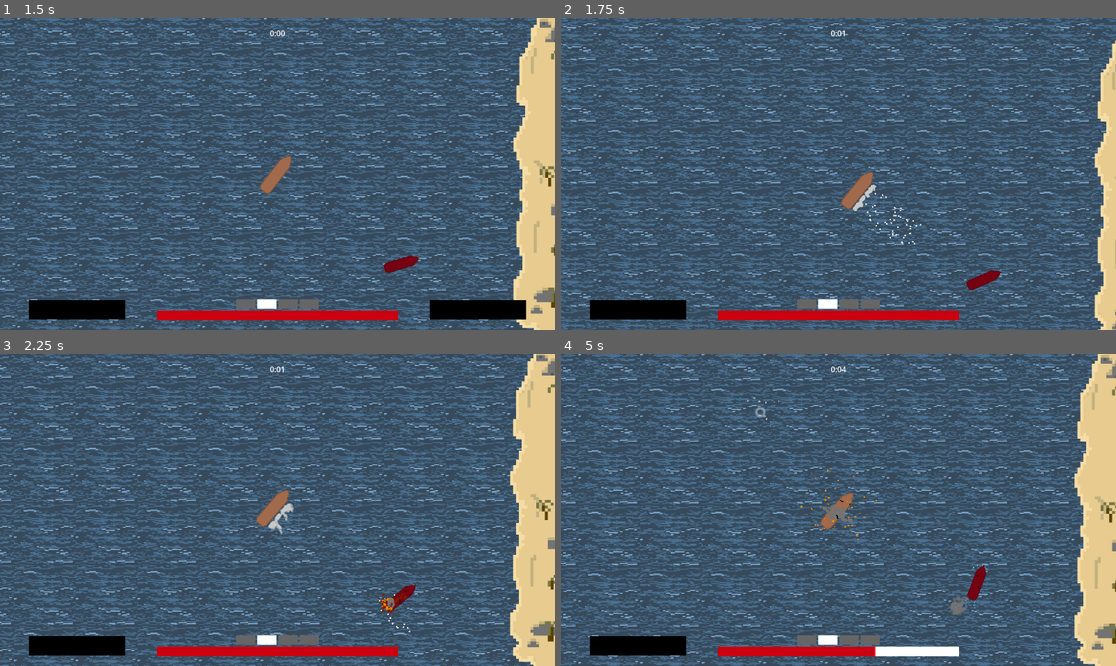
Above: before the commit, frames 1-4 (two rows, left to right).
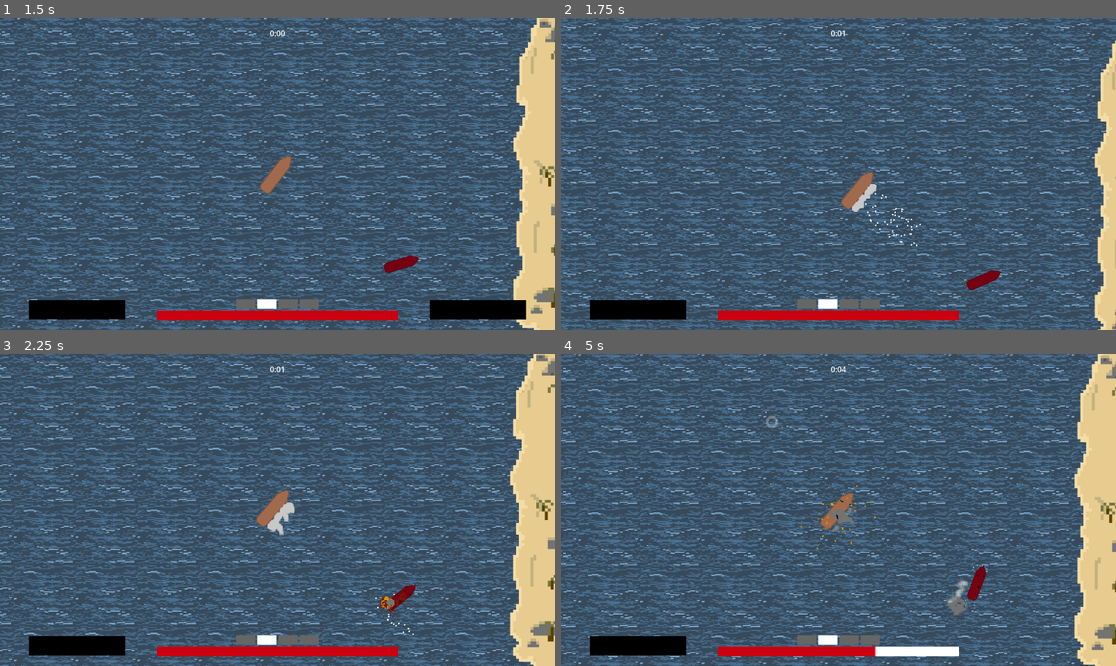
Above: after the commit, the same moments.

Repository: thibautkochjung-gif/Cannonade
Game: Godot game, scene res://Nodes/main_menu.tscn
Same seed, same stepped clock (60 frames per second), same inputs: the game is played once before the commit and once after it.
Inputs (mouse positions are in pixels of both pictures, inside the frame that each line leads up to):
- Up to frame 1 (1.5 s): click "New Game" at 0.5 s; move the mouse to (399, 158) at 1.27 s; hold D (steer_right) from 1.28 s (still down); hold 1 (ammo_1) from 1.28 s (still down); click (399, 158) at 1.42 s
- Up to frame 2 (1.75 s): keep holding D (steer_right); keep holding 1 (ammo_1)
- Up to frame 3 (2.25 s): release D (steer_right) at 2 s; release 1 (ammo_1) at 2 s; drag from (166, 525) to (410, 603) at 2.02 s
- Up to frame 4 (5 s): move the mouse to (894, 441) at 2.77 s; hold D (steer_right) 2.78-3.5 s; hold 3 (ammo_3) 2.78-3.5 s; drag from (810, 572) to (977, 594) at 3.52 s; move the mouse to (1005, 556) at 4.27 s; hold A (steer_left) from 4.28 s (still down); hold 1 (ammo_1) from 4.28 s (still down)

Frame 1 is identical in both runs. In frame 2, 0.2% of the frame differs, in the area x 52-65%, y 53-74%; in frame 3, 0.3%; in frame 4, 20%, in the area x 0-100%, y 0-100%.

Commit message:
Refined ammo types' behaviors & smoke

Diff:
--- a/Nodes/cannon.tscn
+++ b/Nodes/cannon.tscn
@@ -13,8 +13,8 @@
 
 [node name="MuzzleSmoke" type="GPUParticles2D" parent="." unique_id=781136629]
 emitting = false
-amount = 13
-lifetime = 3.0
+amount = 20
+lifetime = 5.0
 one_shot = true
 explosiveness = 1.0
 randomness = 0.49
--- a/Particles/MuzzleSmokeParticleProcessMaterial.tres
+++ b/Particles/MuzzleSmokeParticleProcessMaterial.tres
@@ -1,7 +1,7 @@
 [gd_resource type="ParticleProcessMaterial" format=3 uid="uid://dqov1cmql63lm"]
 
 [sub_resource type="Curve" id="Curve_yui7t"]
-_data = [Vector2(0, 1), 0.0, 0.0, 0, 0, Vector2(0.22292992, 0.45365286), -1.5800631, -1.5800631, 0, 0, Vector2(1, 0), 0.0, 0.0, 0, 0]
+_data = [Vector2(0, 1), 0.0, 0.0, 0, 0, Vector2(0.1474359, 0.46004742), -1.5800631, -1.5800631, 0, 0, Vector2(1, 0), 0.0, 0.0, 0, 0]
 point_count = 3
 
 [sub_resource type="CurveTexture" id="CurveTexture_jemgt"]
@@ -17,7 +17,7 @@
 
 [sub_resource type="Curve" id="Curve_btla7"]
 _limits = [0.0, 5.0, 0.0, 1.0]
-_data = [Vector2(0, 2.2427337), 0.0, 1.4, 0, 0, Vector2(0.35031846, 2.9831107), 0.12146251, 0.12146251, 0, 0, Vector2(1, 1.7321286), 0.0, 0.0, 0, 0]
+_data = [Vector2(0, 2.2427337), 0.0, 1.4, 0, 0, Vector2(0.3782051, 2.9173257), 0.12146251, 0.12146251, 0, 0, Vector2(0.9967949, 1.6060128), 0.0, 0.0, 0, 0]
 point_count = 3
 
 [sub_resource type="CurveTexture" id="CurveTexture_3vt7s"]
@@ -44,7 +44,8 @@
 damping_max = 1.0
 damping_curve = SubResource("CurveTexture_yui7t")
 attractor_interaction_enabled = false
-scale_max = 1.65
+scale_min = 2.0
+scale_max = 3.3999999
 scale_curve = SubResource("CurveTexture_3vt7s")
 scale_over_velocity_curve = SubResource("CurveTexture_xbfxk")
 color = Color(0.78352374, 0.7835233, 0.7835234, 1)
--- a/Resources/ChainShot.tres
+++ b/Resources/ChainShot.tres
@@ -7,5 +7,6 @@
 hull_damage = 5.0
 sail_damage = 5.0
 amount = 1.0
+velocity_variance = 0.3
 drag = 1.5
 metadata/_custom_type_script = "uid://baeompqa7erkx"
--- a/Resources/GrapeShot.tres
+++ b/Resources/GrapeShot.tres
@@ -7,6 +7,10 @@
 hull_damage = 2.0
 sail_damage = 1.0
 stun_trauma = 3.0
-drag = 3.0
-spread_angle = 30.0
+velocity_variance = 0.5
+drag = 4.0
+spread_angle = 15.0
+splash_chance = 0.3
+water_splash_size = 0.3
+water_splash_particle_multiplier = 0.3
 metadata/_custom_type_script = "uid://baeompqa7erkx"
--- a/Resources/HeatedShot.tres
+++ b/Resources/HeatedShot.tres
@@ -7,5 +7,6 @@
 hull_damage = 10.0
 burn_amount = 2.0
 amount = 1.0
+velocity_variance = 0.2
 drag = 0.7
 metadata/_custom_type_script = "uid://baeompqa7erkx"
--- a/Resources/RoundShot.tres
+++ b/Resources/RoundShot.tres
@@ -6,5 +6,6 @@
 script = ExtResource("1_wgnhp")
 hull_damage = 10.0
 amount = 1.0
+velocity_variance = 0.15
 drag = 0.7
 metadata/_custom_type_script = "uid://baeompqa7erkx"
--- a/Scripts/ammo_data.gd
+++ b/Scripts/ammo_data.gd
@@ -8,10 +8,15 @@
 @export var burn_amount: float = 0.0
 
 @export_group("Projectile")
-@export var amount: float = 6
+@export var amount: float = 6.0
+@export var velocity_variance: float = 0.0
 @export var drag: float = 0.0
+@export var spread_angle: float = 0.0
+
+@export_group("Visuals")
+@export_range(0.0, 1.0) var splash_chance: float = 1.0
 @export var water_splash_size: float = 1.0
-@export var spread_angle: float = 0.0
+@export var water_splash_particle_multiplier: float = 1.0
 
 @export_group("Special")
 @export var explosion_vulnerability: float = 0.0
--- a/Scripts/cannonball.gd
+++ b/Scripts/cannonball.gd
@@ -2,7 +2,6 @@
 
 @export var ship : Node2D
 @export var broadside : Node2D
-@export var shot_strength_variance : float = 0.1
 @export var despawn_timer : Timer
 @export var splash_scene : PackedScene
 @export var despawn_time_variance : float = 0.5
@@ -11,13 +10,19 @@
 @export var critical_hit_chance : float = 0.1
 @export var ammo_data : AmmoData
 
-var default_despawn_time = 1.3
+var default_despawn_time = 1.1
 var direction: Vector2
 
 
 # Called when the node enters the scene tree for the first time.
 func _ready() -> void:
-	var strength = broadside.shot_strength * randf_range(1-shot_strength_variance, 1+shot_strength_variance)
+	var velocity_multiplier = randf_range(
+	1.0 - ammo_data.velocity_variance,
+	1.0 + ammo_data.velocity_variance
+	)
+
+	var strength = broadside.shot_strength * velocity_multiplier
+
 
 	if ship.is_in_group("player"):
 		$Area2D.set_collision_layer_value(2, 1)
@@ -32,7 +37,10 @@
 
 	linear_damp = ammo_data.drag
 
-	despawn_timer.wait_time = randf_range(default_despawn_time - despawn_time_variance, default_despawn_time + despawn_time_variance)
+	despawn_timer.wait_time = randf_range(
+		default_despawn_time - despawn_time_variance,
+		default_despawn_time + despawn_time_variance)
+	despawn_timer.wait_time *= despawn_timer.wait_time * sqrt(velocity_multiplier)
 	despawn_timer.start()
 
 
@@ -44,10 +52,15 @@
 func _on_timer_timeout() -> void:
 
 	if 	TerrainQuery.is_over_land(global_position) == false :
-		var splash = splash_scene.instantiate()
-		splash.global_position = global_position
-		get_tree().current_scene.add_child(splash)
-		splash.get_node("DropletParticles").emitting = true
+		if randf() <= ammo_data.splash_chance:
+			var splash = splash_scene.instantiate()
+			splash.global_position = global_position
+			get_tree().current_scene.add_child(splash)
+			splash.setup(
+				ammo_data.water_splash_size,
+				ammo_data.water_splash_particle_multiplier
+			)
+			splash.get_node("DropletParticles").emitting = true
 
 
 	queue_free()
--- a/Scripts/water_splash.gd
+++ b/Scripts/water_splash.gd
@@ -1,13 +1,22 @@
 extends Node2D
 
-func _ready():
+@onready var water_ring: Sprite2D = $WaterRingSprite
+@onready var droplet_particles: GPUParticles2D = $DropletParticles
+
+
+
+func setup(water_ring_size : float, particle_multiplier : float) -> void :
+
 	var tween = create_tween()
 
-	var start_scale = randf_range(0.8, 1)
-	var end_scale = randf_range(2, 4)
+	var start_scale = randf_range(0.8, 1) * water_ring_size
+	var end_scale = randf_range(2, 4) * water_ring_size
 	var time_to_grow = 2.0
 
 	$WaterRingSprite.scale = Vector2(start_scale, start_scale)
+
+	droplet_particles.amount = droplet_particles.amount * particle_multiplier
+
 
 	tween.parallel().tween_property(
 		$WaterRingSprite,
